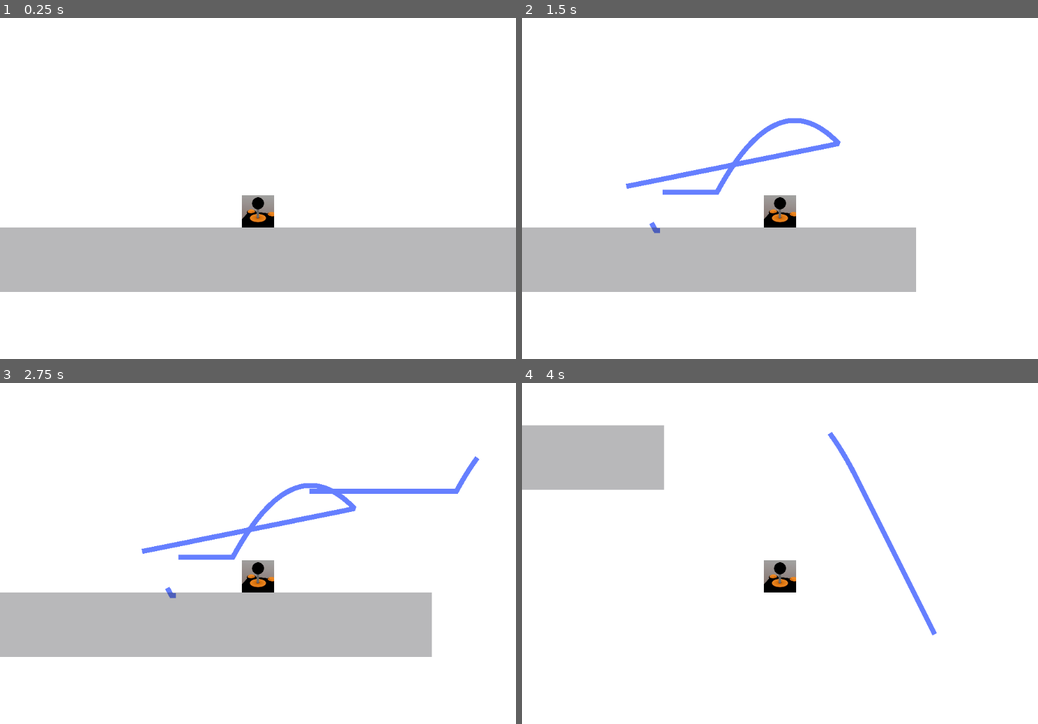
Above: before the commit, frames 1-4 (two rows, left to right).
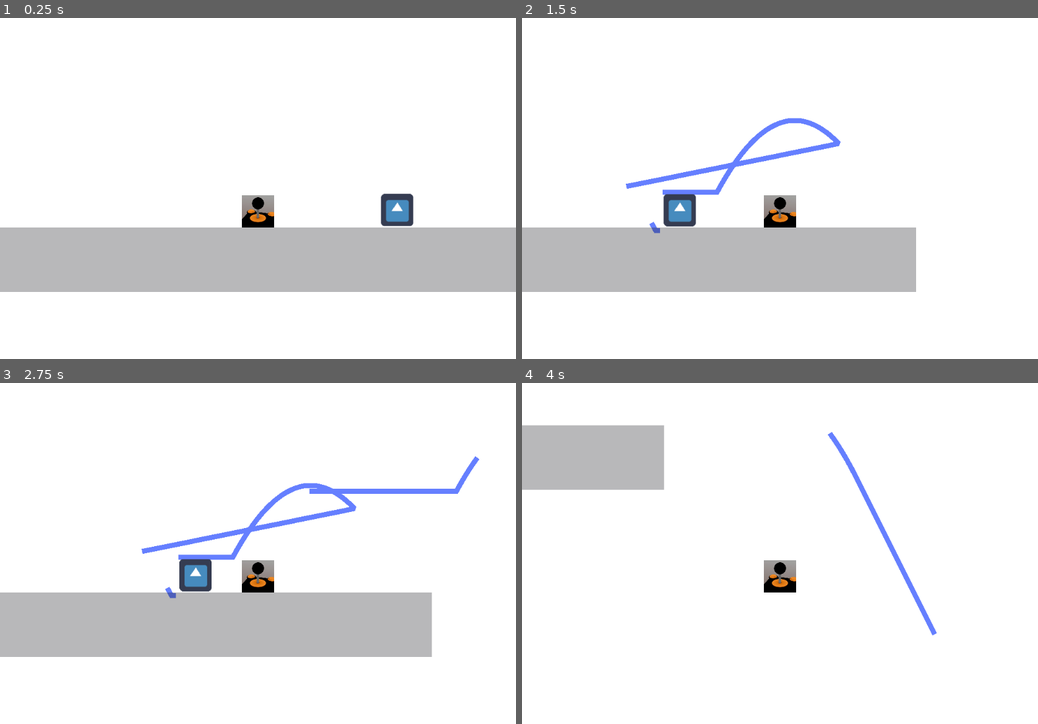
Above: after the commit, the same moments.

Repository: igaryhe/LD45
Game: Godot game, scene res://World.tscn
Two runs of this game, one before a commit and one after it. Both use one fixed random seed, a clock stepped at 60 frames per second and the inputs below. The project has no main scene, so this scene is started directly. The engine's default icon, where the game draws it, is replaced by a stand-in: a white triangle on a blue panel in a dark square. Sound files missing from this copy of the repository are replaced by a short silence.
Inputs (mouse positions are in pixels of both pictures, inside the frame that each line leads up to):
- Up to frame 1 (0.25 s): no input
- Up to frame 2 (1.5 s): tap Enter at 0.5 s; move the mouse to (893, 191) at 0.52 s; press the mouse at (893, 191) at 0.53 s; hold Right (ui_right) from 0.53 s (still down); tap Space (jump) at 0.77 s; move the mouse to (676, 229) at 1.27 s; release the mouse at (676, 229) at 1.28 s; click (676, 229) at 1.35 s
- Up to frame 3 (2.75 s): tap Space (jump) at 1.52 s; move the mouse to (309, 492) at 2.02 s; release Right (ui_right) at 2.03 s; press the mouse at (309, 492) at 2.03 s; hold Left (ui_left) from 2.03 s (still down)
- Up to frame 4 (4 s): move the mouse to (754, 652) at 2.77 s; release Left (ui_left) at 2.78 s; release the mouse at (754, 652) at 2.78 s; hold Right (ui_right) from 2.78 s (still down); click (754, 652) at 2.85 s; tap Space (jump) at 3.02, 3.77 s; move the mouse to (934, 635) at 3.52 s; press the mouse at (934, 635) at 3.53 s

The runs differ from the first frame. In frame 1, 0.6% of the frame differs, in the area x 73-81%, y 51-62%; in frame 2, 0.6%, in the area x 27-34%, y 51-62%; in frame 3, 0.6%; in frame 4, nothing differs.

Commit message:
Add script to World with distance controled audio effect

Diff:
--- /dev/null
+++ b/World.gd
@@ -0,0 +1,10 @@
+extends Node2D
+var distance
+
+func _physics_process(delta):
+	distance = $Player.get_position().distance_to($Enemy.get_position())
+	print(distance)
+	if distance < 300:
+		$Player/AudioStreamPlayer2D.set_pitch_scale(1.2)
+	else:
+		$Player/AudioStreamPlayer2D.set_pitch_scale(1)
--- a/World.tscn
+++ b/World.tscn
@@ -1,17 +1,23 @@
-[gd_scene load_steps=4 format=2]
+[gd_scene load_steps=6 format=2]
 
-[ext_resource path="res://Trail.tscn" type="PackedScene" id=1]
-[ext_resource path="res://Player.tscn" type="PackedScene" id=2]
-[ext_resource path="res://tileset.tres" type="TileSet" id=3]
+[ext_resource path="res://World.gd" type="Script" id=1]
+[ext_resource path="res://Trail.tscn" type="PackedScene" id=2]
+[ext_resource path="res://Player.tscn" type="PackedScene" id=3]
+[ext_resource path="res://tileset.tres" type="TileSet" id=4]
+[ext_resource path="res://Enemy.tscn" type="PackedScene" id=5]
 
 [node name="World" type="Node2D"]
+script = ExtResource( 1 )
 
-[node name="Trail" parent="." instance=ExtResource( 1 )]
+[node name="Trail" parent="." instance=ExtResource( 2 )]
 
-[node name="KinematicBody2D" parent="." instance=ExtResource( 2 )]
+[node name="Player" parent="." instance=ExtResource( 3 )]
 position = Vector2( 598.627, 479.313 )
 
 [node name="TileMap" type="TileMap" parent="."]
-tile_set = ExtResource( 3 )
+tile_set = ExtResource( 4 )
 format = 1
 tile_data = PoolIntArray( 458760, 0, 0, 589821, 1, 0, 589822, 1, 0, 589823, 1, 0, 524288, 1, 0, 524289, 1, 0, 524290, 1 …(593 unchanged characters)…
+
+[node name="Enemy" parent="." instance=ExtResource( 5 )]
+position = Vector2( 874.829, 477.452 )
Not shown, added: res/Heart Beat Single.wav.import
